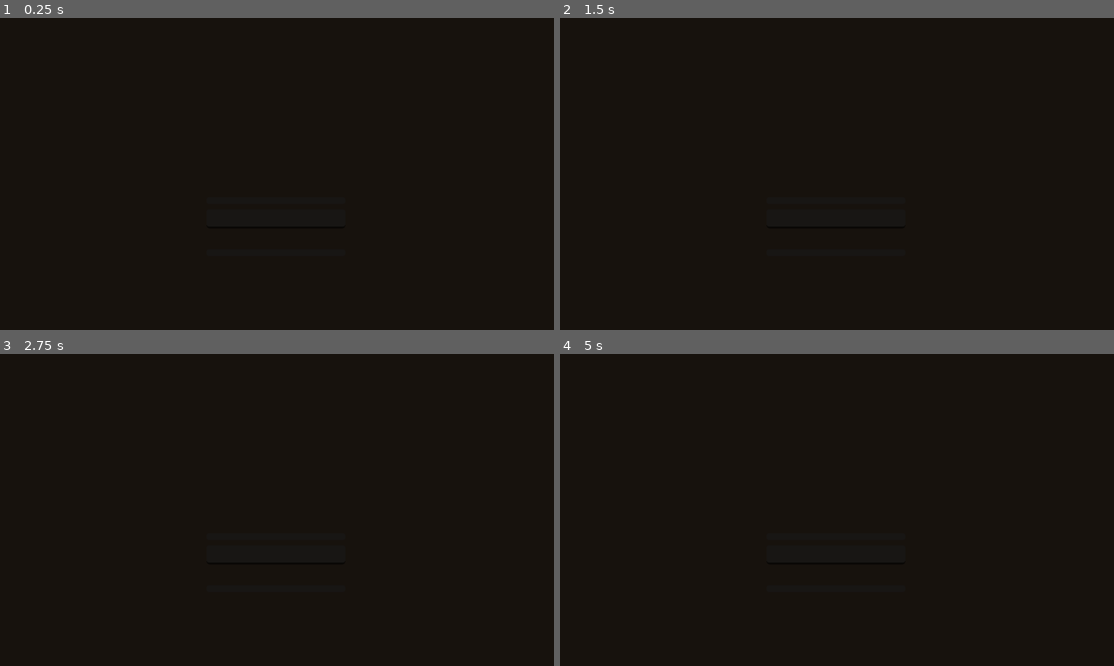
Above: before the commit, frames 1-4 (two rows, left to right).
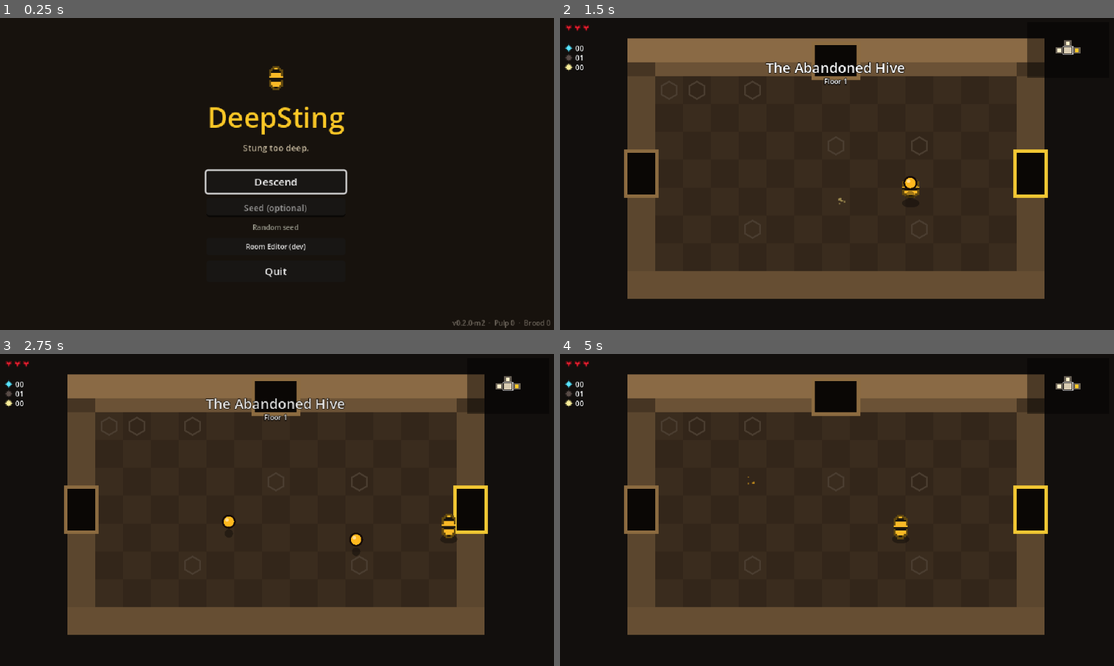
Above: after the commit, the same moments.

Repository: tmetcalf711/DEEPSTING
Game: Godot game, scene res://scenes/ui/main_menu.tscn
The game is run twice, just before and just after one commit, with the same random seed, the same clock (stepped at 60 frames per second) and the same inputs.
Inputs (mouse positions are in pixels of both pictures, inside the frame that each line leads up to; where the layout moved, square brackets give the same spot in the first picture):
- Up to frame 1 (0.25 s): no input
- Up to frame 2 (1.5 s): click (837, 183) [837, 202] at 0.5 s; tap Enter at 1.25 s; move the mouse to (958, 158) at 1.27 s; hold D (move_right) from 1.28 s (still down); tap Shift (dash) at 1.35 s; click (958, 158) at 1.42 s
- Up to frame 3 (2.75 s): release D (move_right) at 2 s; drag from (166, 525) to (249, 572) at 2.02 s
- Up to frame 4 (5 s): move the mouse to (892, 441) at 2.77 s; press the mouse at (892, 441) at 2.78 s; hold D (move_right) 2.78-3.5 s; release the mouse at (892, 441) at 3.5 s; drag from (809, 572) to (670, 463) at 3.52 s; move the mouse to (1003, 556) at 4.27 s; hold A (move_left) from 4.28 s (still down); tap Space (use_active) at 4.35 s

The runs differ from the first frame. In frame 1, 2.2% of the frame differs, in the area x 36-100%, y 15-100%; in frame 2, 61%, in the area x 0-94%, y 2-90%; in frame 3, 61%; in frame 4, 61%.
Error before the commit: Parse Error: Expected indented block after "if" block. (res://scripts/ui/main_menu.gd:59)

Commit message:
Fix main menu parse error; check every script; launchers report errors
- main_menu.gd: the Room Editor button code was also pasted into
  _unhandled_input, breaking the script; the menu showed only three
  empty controls
- tools/check_scripts.gd: loads every script/scene and boots the main
  menu; run_tests.sh now fails if any script doesn't parse (the smoke
  run starts in-run, so the menu was never exercised)
- play.bat / play.sh: import output goes to deepsting_log.txt next to
  the launcher (Windows uses Godot's _console build so messages are
  captured); script errors are shown and the window waits; a failed
  update also waits so the message can be read

Co-Authored-By: Claude Opus 5.5 <noreply@anthropic.com>
Claude-Session: https://claude.ai/code/session_01Pm2r3bV7CVVr9cZCFHD5jV

Diff:
--- a/scripts/ui/main_menu.gd
+++ b/scripts/ui/main_menu.gd
@@ -57,16 +57,5 @@
 
 func _unhandled_input(event: InputEvent) -> void:
 	if event.is_action_pressed("ui_cancel") and _seed_edit.has_focus():
-		# Dev builds: the room editor (DESIGN.md §10.4).
-	if OS.is_debug_build():
-		var ed := Button.new()
-		ed.text = tr("MENU_EDITOR")
-		ed.add_theme_font_size_override("font_size", 8)
-		ed.custom_minimum_size = Vector2(160, 0)
-		ed.size_flags_horizontal = Control.SIZE_SHRINK_CENTER
-		ed.pressed.connect(func() -> void: GameState.goto_scene("room_editor"))
-		_quit.get_parent().add_child(ed)
-		_quit.get_parent().move_child(ed, _quit.get_index())
-	GameState.room_test_template = ""
-	_descend.grab_focus()
+		_descend.grab_focus()
 		get_viewport().set_input_as_handled()
--- /dev/null
+++ b/tools/check_scripts.gd
@@ -0,0 +1,60 @@
+extends SceneTree
+## Loads every GDScript and scene in the project (outside addons/) so parse errors anywhere fail
+## the build, then boots the main menu and checks it actually ran its script.
+##   godot --headless -s res://tools/check_scripts.gd
+
+var failures: PackedStringArray = []
+var frames := 0
+var menu: Node = null
+
+
+func _initialize() -> void:
+	for path in _files("res://", [".gd", ".tscn"]):
+		var res: Resource = load(path)
+		if res == null:
+			failures.append("cannot load " + path)
+		elif res is GDScript and not (res as GDScript).can_instantiate() and not path.begins_with("res://tests/"):
+			# Abstract/static-only scripts can't instantiate; a broken one also can't reload.
+			if (res as GDScript).reload() != OK:
+				failures.append("parse error in " + path)
+
+
+func _process(_d: float) -> bool:
+	frames += 1
+	if frames == 2:
+		menu = load("res://scenes/ui/main_menu.tscn").instantiate()
+		root.add_child(menu)
+	elif frames == 5:
+		var title: Label = menu.get_node("%Title")
+		if title.text == "":
+			failures.append("main menu did not initialize (script failed?)")
+		if failures.is_empty():
+			print("check_scripts: OK")
+			quit(0)
+		else:
+			for f in failures:
+				printerr("check_scripts: " + f)
+			quit(1)
+	return false
+
+
+func _files(dir: String, exts: Array) -> PackedStringArray:
+	var out: PackedStringArray = []
+	var d := DirAccess.open(dir)
+	if d == null:
+		return out
+	d.list_dir_begin()
+	var n := d.get_next()
+	while n != "":
+		if not n.begins_with("."):
+			var full := dir.path_join(n)
+			if d.current_is_dir():
+				if n != "addons":
+					out.append_array(_files(full, exts))
+			else:
+				for e in exts:
+					if n.ends_with(e):
+						out.append(full)
+		n = d.get_next()
+	d.list_dir_end()
+	return out
Not shown, added: tools/check_scripts.gd.uid
Not shown, changed: play.bat
Not shown, changed: play.sh
Not shown, changed: tools/run_tests.sh
